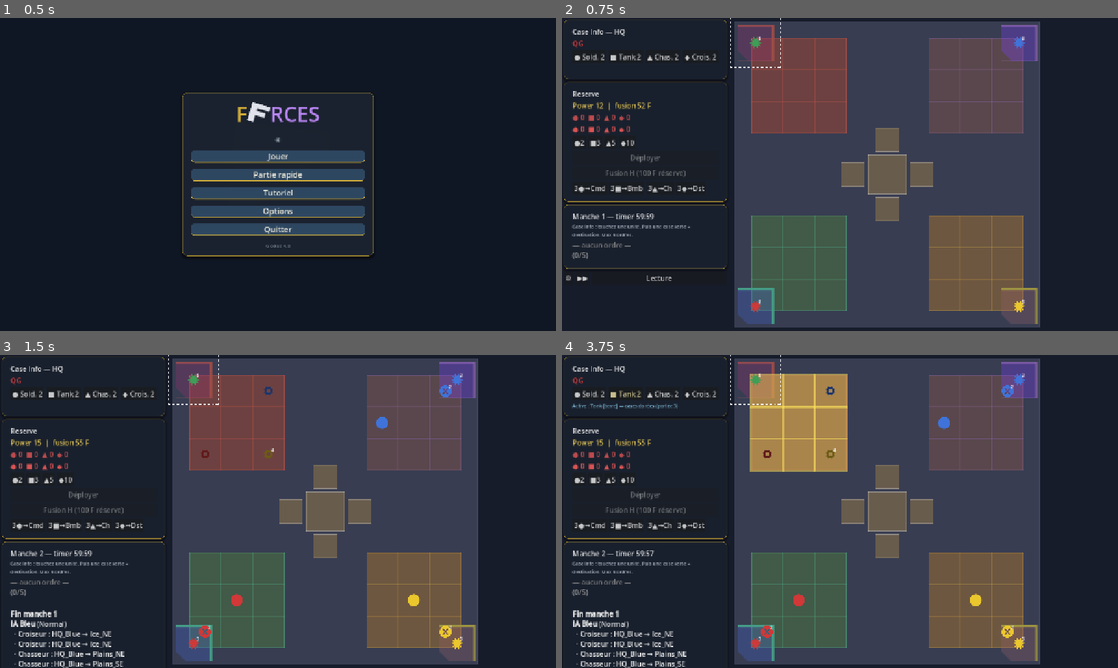
Above: before the commit, frames 1-4 (two rows, left to right).
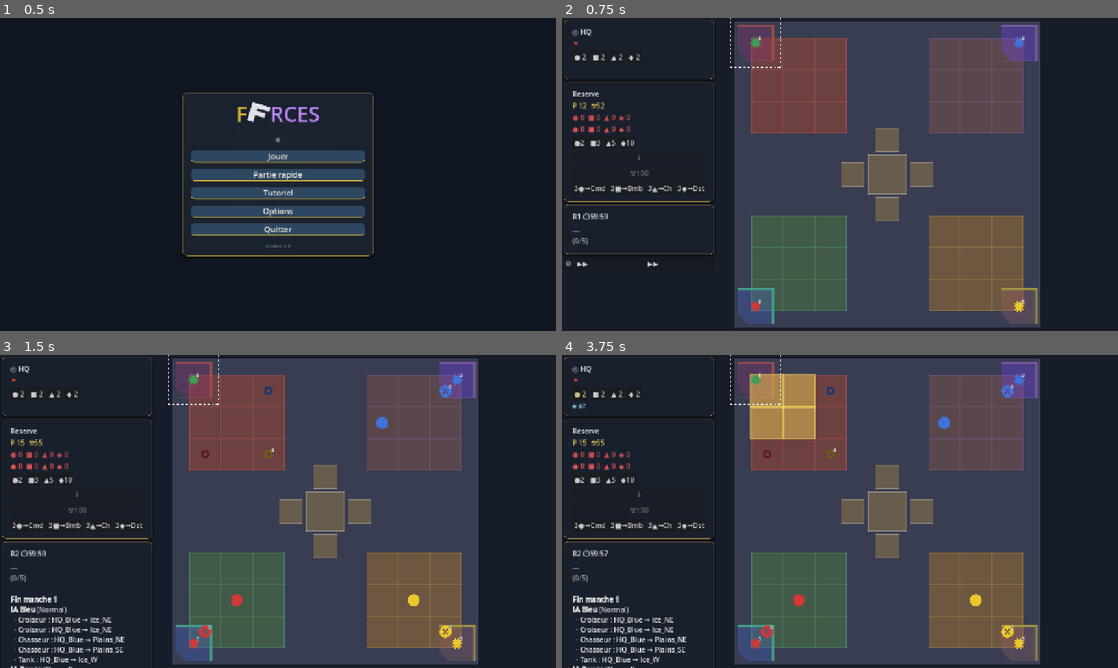
Above: after the commit, the same moments.

Repository: tlloancy/Forces
Game: Godot game, scene res://scenes/menu/main_menu.tscn
Same seed, same stepped clock (60 frames per second), same inputs: the game is played once before the commit and once after it.
Inputs (mouse positions are in pixels of both pictures, inside the frame that each line leads up to):
- Up to frame 1 (0.5 s): no input
- Up to frame 2 (0.75 s): click "Partie rapide" at 0.5 s
- Up to frame 3 (1.5 s): click "Lecture" (after the commit: "▶▶") at 1.25 s
- Up to frame 4 (3.75 s): click (589, 392) at 2 s, where only the run before the commit has a clickable "● Sold. 2"; click (578, 392) at 2.75 s, where only the run after the commit has a clickable "● 2"; click (623, 392) at 3.5 s, where only the run before the commit has a clickable "■ Tank 2"

Frame 1 is identical in both runs. In frame 2, 1.7% of the frame differs, in the area x 0-30%, y 0-84%; in frame 3, 3.4%; in frame 4, 6.6%, in the area x 1-52%, y 0-100%.

Commit message:
UI bataille en symboles et tests de non-régression headless.
Panneaux latéraux sans phrases à traduire (◎, ↓, ☢, ▶▶). Suite GameRegression intégrée au smoke (ordres différés, max 5, Power territoire, portées, IA).

Diff:
--- a/godot/scenes/battle/battle.tscn
+++ b/godot/scenes/battle/battle.tscn
@@ -46,14 +46,14 @@
 unique_name_in_owner = true
 layout_mode = 2
 theme_override_font_sizes/font_size = 16
-text = "Case Info"
+text = "◎"
 
 [node name="CaseHq" type="Label" parent="Sidebar/CasePanel/VBox"]
 unique_name_in_owner = true
 visible = false
 layout_mode = 2
 theme_override_colors/font_color = Color(0.95, 0.25, 0.25, 1)
-text = "HQ"
+text = "⚑"
 
 [node name="CaseStats" type="Label" parent="Sidebar/CasePanel/VBox"]
 unique_name_in_owner = true
@@ -126,12 +126,12 @@
 [node name="DeployButton" type="Button" parent="Sidebar/ReservePanel/VBox"]
 unique_name_in_owner = true
 layout_mode = 2
-text = "Déployer"
+text = "↓"
 
 [node name="HbombFuseButton" type="Button" parent="Sidebar/ReservePanel/VBox"]
 unique_name_in_owner = true
 layout_mode = 2
-text = "Fusion H (100 F réserve)"
+text = "☢100"
 
 [node name="ExchangeRow" type="HBoxContainer" parent="Sidebar/ReservePanel/VBox"]
 layout_mode = 2
@@ -167,14 +167,7 @@
 [node name="OrdersTimer" type="Label" parent="Sidebar/OrdersPanel/VBox"]
 unique_name_in_owner = true
 layout_mode = 2
-text = "Orders / timer"
-
-[node name="OrdersHint" type="Label" parent="Sidebar/OrdersPanel/VBox"]
-layout_mode = 2
-theme_override_colors/font_color = Color(0.75, 0.78, 0.85, 1)
-theme_override_font_sizes/font_size = 11
-autowrap_mode = 2
-text = "Case Info : touchez une unité. Puis une case verte = destination. Max 5 ordres."
+text = "⏱"
 
 [node name="OrdersQueue" type="RichTextLabel" parent="Sidebar/OrdersPanel/VBox"]
 unique_name_in_owner = true
@@ -207,7 +200,7 @@
 unique_name_in_owner = true
 layout_mode = 2
 size_flags_horizontal = 3
-text = "Lecture"
+text = "▶▶"
 
 [node name="GameOverLayer" type="CanvasLayer" parent="."]
 layer = 10
@@ -240,13 +233,7 @@
 unique_name_in_owner = true
 layout_mode = 2
 theme_override_font_sizes/font_size = 22
-text = "Victoire"
-horizontal_alignment = 1
-
-[node name="GameOverHint" type="Label" parent="GameOverLayer/Center/Panel/VBox"]
-layout_mode = 2
-theme_override_colors/font_color = Color(0.75, 0.78, 0.85, 1)
-text = "Un seul camp reste en jeu."
+text = "★"
 horizontal_alignment = 1
 
 [node name="Buttons" type="HBoxContainer" parent="GameOverLayer/Center/Panel/VBox"]
@@ -257,12 +244,12 @@
 [node name="ReplayButton" type="Button" parent="GameOverLayer/Center/Panel/VBox/Buttons"]
 unique_name_in_owner = true
 layout_mode = 2
-text = "Rejouer"
+text = "↻"
 
 [node name="MenuButtonGO" type="Button" parent="GameOverLayer/Center/Panel/VBox/Buttons"]
 unique_name_in_owner = true
 layout_mode = 2
-text = "Menu"
+text = "☰"
 
 [node name="DebugLayer" type="Control" parent="."]
 visible = false
--- a/godot/scripts/battle/battle_sidebar.gd
+++ b/godot/scripts/battle/battle_sidebar.gd
@@ -1,6 +1,6 @@
 class_name BattleSidebar
 extends Control
-## Panneaux latéraux style original (Case Info, Reserve, Orders / timer).
+## Panneaux latéraux — libellés symboles (pas de traduction).
 
 signal unit_pressed(piece_type: GameConstants.PieceType)
 
@@ -33,10 +33,10 @@
 
 	if selected_sector != "":
 		var short := BoardCatalog.sector_short_label(selected_sector)
-		_case_title.text = "Case Info — %s" % short
+		_case_title.text = "◎ %s" % short
 		if selected_sector.begins_with("HQ_"):
 			_case_hq.visible = true
-			_case_hq.text = "QG"
+			_case_hq.text = "⚑"
 
 		var counts: Dictionary = {}
 		for p: PieceInstance in state.pieces_on_sector(selected_sector):
@@ -60,30 +60,20 @@
 
 	if selected_piece != null:
 		if selected_piece.in_reserve:
-			_case_piece.text = "Réserve : %s — touchez le QG ou Déployer" % selected_piece.label()
+			_case_piece.text = "↓ %s" % _shape_label(selected_piece.type)
 		else:
-			var domain := GameConstants.movement_domain_label(
-				GameConstants.piece_movement_domain(selected_piece.type)
-			)
-			var hint := "cases surlignées = destinations"
+			var domain_sym := "·"
 			match GameConstants.piece_movement_domain(selected_piece.type):
 				GameConstants.MovementDomain.LAND:
-					hint = "cases dorées (portée %d)" % GameConstants.unity_land_nbmove(selected_piece.type)
+					domain_sym = "▣%d" % GameConstants.unity_land_nbmove(selected_piece.type)
 				GameConstants.MovementDomain.SEA:
-					hint = "couloirs bleus Sp + côte (1 case mer)"
+					domain_sym = "◆"
 				GameConstants.MovementDomain.AIR:
-					hint = "cases jaunes (portée air)"
-			_case_piece.text = "Active : %s [%s] — %s" % [
-				selected_piece.label(),
-				domain,
-				hint,
-			]
+					domain_sym = "▲"
+			_case_piece.text = "%s %s" % [_shape_label(selected_piece.type), domain_sym]
 
 	var fusion_f: int = state.hbomb_fusion_force_available(human_camp, selected_sector)
-	_reserve_power.text = "Power %d  |  fusion %d F" % [
-		state.camp_power(human_camp),
-		fusion_f,
-	]
+	_reserve_power.text = "P %d  ☢%d" % [state.camp_power(human_camp), fusion_f]
 	var hbomb_board: bool = state.hbomb_on_board(human_camp) != null
 	var res: Dictionary = {}
 	for p: PieceInstance in state.reserve_pieces(human_camp):
@@ -92,15 +82,12 @@
 	var outline_row := _shape_row(["●", "■", "▲", "◆"], res, true)
 	var count_row := _shape_row(["●", "■", "▲", "◆"], res, false)
 	if hbomb_board:
-		outline_row += "  ☢ en jeu"
+		outline_row += "  ☢"
 		count_row += "  ☢"
 	_reserve_outline.text = outline_row
 	_reserve_counts.text = count_row
 
-	_orders_timer.text = "Manche %d — timer %s" % [
-		state.round_number,
-		_format_timer(planning_elapsed),
-	]
+	_orders_timer.text = "R%d ⏱%s" % [state.round_number, _format_timer(planning_elapsed)]
 	_orders_queue.text = _format_orders_queue(state, human_camp)
 
 
@@ -117,7 +104,7 @@
 		var piece_type: GameConstants.PieceType = key as GameConstants.PieceType
 		var n: int = int(counts[key])
 		var btn := Button.new()
-		btn.text = "%s %s %d" % [_shape_label(piece_type), _short_type(piece_type), n]
+		btn.text = "%s %d" % [_shape_label(piece_type), n]
 		btn.focus_mode = Control.FOCUS_NONE
 		if selected_piece != null and selected_piece.type == piece_type:
 			btn.modulate = Color(1.0, 0.95, 0.7)
@@ -137,7 +124,7 @@
 	for order: GameOrder in state.orders_for_camp(human_camp):
 		lines.append("[color=#e8a060]%s[/color]" % order.pad_label())
 	if lines.is_empty():
-		lines.append("[color=#888]— aucun ordre —[/color]")
+		lines.append("[color=#888]—[/color]")
 	lines.append("[color=#aaa](%d/%d)[/color]" % [used, max_o])
 	return "\n".join(lines)
 
@@ -163,28 +150,6 @@
 	return "  ".join(parts)
 
 
-static func _short_type(piece_type: GameConstants.PieceType) -> String:
-	match piece_type:
-		GameConstants.PieceType.SOLDIER:
-			return "Sold."
-		GameConstants.PieceType.RAIDER:
-			return "Tank"
-		GameConstants.PieceType.HUNTER:
-			return "Chas."
-		GameConstants.PieceType.CRUISER:
-			return "Crois."
-		GameConstants.PieceType.COMMANDO:
-			return "Rég."
-		GameConstants.PieceType.BOMBER:
-			return "Bmb."
-		GameConstants.PieceType.FIGHTER:
-			return "Ch.l"
-		GameConstants.PieceType.DESTROYER:
-			return "Destr."
-		_:
-			return ""
-
-
 static func _shape_label(piece_type: GameConstants.PieceType) -> String:
 	match piece_type:
 		GameConstants.PieceType.SOLDIER, GameConstants.PieceType.COMMANDO:
--- a/godot/scripts/headless_test.gd
+++ b/godot/scripts/headless_test.gd
@@ -1,10 +1,11 @@
 extends Node
 
-const AiPlanner = preload("res://scripts/ai/ai_planner.gd")
+const GameRegression = preload("res://scripts/tests/game_regression.gd")
 
 
 func _ready() -> void:
-	var failures: PackedStringArray = _run_checks()
+	var failures: PackedStringArray = GameRegression.run_all()
+	failures.append_array(_run_checks())
 	if failures.is_empty():
 		print("[headless_smoke] OK — tous les tests passent.")
 		get_tree().quit(0)
--- /dev/null
+++ b/godot/scripts/tests/game_regression.gd
@@ -0,0 +1,139 @@
+class_name GameRegression
+extends RefCounted
+## Tests logiques headless — non-régression minimale (mouvements, ordres, Power, IA).
+
+const AiPlanner = preload("res://scripts/ai/ai_planner.gd")
+
+
+static func run_all() -> PackedStringArray:
+	var failures: PackedStringArray = PackedStringArray()
+	failures.append_array(_test_graphs())
+	failures.append_array(_test_orders_and_deferred_moves())
+	failures.append_array(_test_movement_domains())
+	failures.append_array(_test_power_and_exchange())
+	failures.append_array(_test_ai_plays())
+	return failures
+
+
+static func _test_graphs() -> PackedStringArray:
+	var failures: PackedStringArray = PackedStringArray()
+	if BoardGraph.land_sector_count() < 40:
+		failures.append("graphe terre incomplet")
+	if BoardGraph.sea_sector_count() < 40:
+		failures.append("graphe mer incomplet")
+	if BoardGraph.air_sector_count() < 30:
+		failures.append("graphe air incomplet")
+	return failures
+
+
+static func _test_orders_and_deferred_moves() -> PackedStringArray:
+	var failures: PackedStringArray = PackedStringArray()
+	var state := GameState.new()
+	state.human_camp = GameConstants.Camp.GREEN
+	state.reset_match()
+	var soldier: PieceInstance = _first_piece(state, GameConstants.Camp.GREEN, GameConstants.PieceType.SOLDIER)
+	if soldier == null:
+		return ["pas de soldat"]
+	var from: String = soldier.sector_id
+	var dest: String = "Plains_C"
+	if dest not in state.destinations_for(soldier):
+		dest = state.destinations_for(soldier)[0]
+	var err: String = state.try_move_human_piece(soldier, dest)
+	if not err.is_empty():
+		failures.append("ordre mouvement refusé: %s" % err)
+	if soldier.sector_id != from:
+		failures.append("mouvement appliqué avant lecture (secteur changé trop tôt)")
+	var logs: Array[String] = []
+	state.apply_planning_orders(logs)
+	if soldier.sector_id != dest:
+		failures.append("mouvement non appliqué à la lecture")
+
+	var limit_state := GameState.new()
+	limit_state.human_camp = GameConstants.Camp.GREEN
+	limit_state.reset_match()
+	for _i in range(GameConstants.MAX_ORDERS_PER_ROUND):
+		var buy_err: String = limit_state.try_buy_human(GameConstants.PieceType.SOLDIER)
+		if not buy_err.is_empty():
+			failures.append("achat ordre %d refusé: %s" % [_i + 1, buy_err])
+	var sixth: String = limit_state.try_buy_human(GameConstants.PieceType.SOLDIER)
+	if sixth.is_empty():
+		failures.append("6e ordre accepté (max %d)" % GameConstants.MAX_ORDERS_PER_ROUND)
+	if limit_state.camp_orders_used(GameConstants.Camp.GREEN) > GameConstants.MAX_ORDERS_PER_ROUND:
+		failures.append("compteur ordres > max")
+
+	state.reset_match()
+	soldier = _first_piece(state, GameConstants.Camp.GREEN, GameConstants.PieceType.SOLDIER)
+	state.try_move_human_piece(soldier, state.destinations_for(soldier)[0])
+	var err2: String = state.try_move_human_piece(soldier, state.destinations_for(soldier)[0])
+	if err2.is_empty():
+		failures.append("double mouvement même pièce autorisé")
+	return failures
+
+
+static func _test_movement_domains() -> PackedStringArray:
+	var failures: PackedStringArray = PackedStringArray()
+	var state := GameState.new()
+	state.reset_match()
+	var soldier: PieceInstance = _first_piece(state, GameConstants.Camp.GREEN, GameConstants.PieceType.SOLDIER)
+	var raider: PieceInstance = _first_piece(state, GameConstants.Camp.GREEN, GameConstants.PieceType.RAIDER)
+	var cruiser: PieceInstance = _first_piece(state, GameConstants.Camp.GREEN, GameConstants.PieceType.CRUISER)
+	var hunter: PieceInstance = _first_piece(state, GameConstants.Camp.GREEN, GameConstants.PieceType.HUNTER)
+	if soldier != null and raider != null:
+		if state.destinations_for(raider).size() <= state.destinations_for(soldier).size():
+			failures.append("portée tank <= soldat")
+	if cruiser != null:
+		var sea: PackedStringArray = state.destinations_for(cruiser)
+		if sea.is_empty():
+			failures.append("croiseur sans mer")
+		if "Plains_NE" in sea:
+			failures.append("croiseur QG atteint Plains_NE")
+	if hunter != null and state.destinations_for(hunter).is_empty():
+		failures.append("chasseur sans air")
+	return failures
+
+
+static func _test_power_and_exchange() -> PackedStringArray:
+	var failures: PackedStringArray = PackedStringArray()
+	var state := GameState.new()
+	state.human_camp = GameConstants.Camp.GREEN
+	state.reset_match()
+	var start_p: int = state.camp_power(GameConstants.Camp.GREEN)
+	state._add_piece(GameConstants.Camp.GREEN, GameConstants.PieceType.SOLDIER, "Ice_NW", false)
+	state.end_planning_round()
+	if state.camp_power(GameConstants.Camp.GREEN) <= start_p:
+		failures.append("Power territoire non crédité")
+	var ex := GameState.new()
+	ex.reset_match()
+	var hq: String = BoardCatalog.hq_for_camp(GameConstants.Camp.GREEN)
+	for _i in 3:
+		ex._add_piece(GameConstants.Camp.GREEN, GameConstants.PieceType.SOLDIER, hq, true)
+	if ex._count_reserve(GameConstants.Camp.GREEN, GameConstants.PieceType.SOLDIER) < 3:
+		failures.append("seed réserve soldats")
+	var err: String = ex.try_exchange_human(GameConstants.PieceType.COMMANDO)
+	if not err.is_empty():
+		failures.append("échange 3●→Cmd: %s" % err)
+	if ex._count_reserve(GameConstants.Camp.GREEN, GameConstants.PieceType.COMMANDO) < 1:
+		failures.append("échange sans commando en réserve")
+	return failures
+
+
+static func _test_ai_plays() -> PackedStringArray:
+	var failures: PackedStringArray = PackedStringArray()
+	GameSession.reset_to_solo_defaults()
+	var state := GameState.new()
+	state.reset_match()
+	AiPlanner.run_all_ai(state)
+	if state.camp_orders_used(GameConstants.Camp.BLUE) == 0:
+		failures.append("IA bleue inactive")
+	return failures
+
+
+static func _first_piece(
+	state: GameState,
+	camp: GameConstants.Camp,
+	piece_type: GameConstants.PieceType,
+) -> PieceInstance:
+	for p: PieceInstance in state.pieces:
+		if p.camp == camp and p.type == piece_type and not p.in_reserve:
+			return p
+	return null
